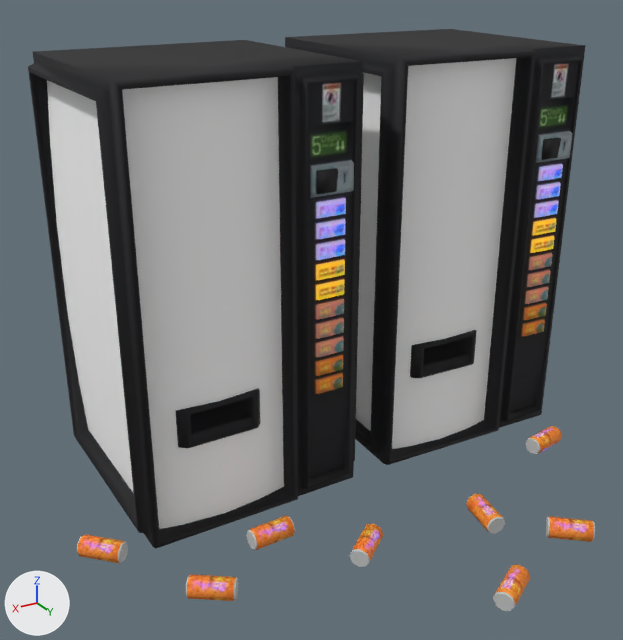
A saved change to the glTF model test/models/props/soda.glb.
Rendered twice from a 50 mm camera at (1.94, 2.87, 2.3) aimed at (0.19, -0.05, 0.84). The lights are fixed; the arrows at lower left show +X, +Y and +Z. The picture after the commit comes second. Where no turn or scale is listed for an object, it has been applied to the vertices. Vertices at exactly the same position are counted once.

In view in the first picture: 'SodaCan_FizzRoy', 'SodaCan_FizzRoy002', 'SodaCan_Fynyss', 'SodaCan_Fynyss001', 'SodaCan_Fynyss002', 'SodaCan_Fynyss003', 'SodaCan_Fynyss004', 'SodaMachine_FizzRoy', 'SodaMachine_Fynyss' and 1 more.
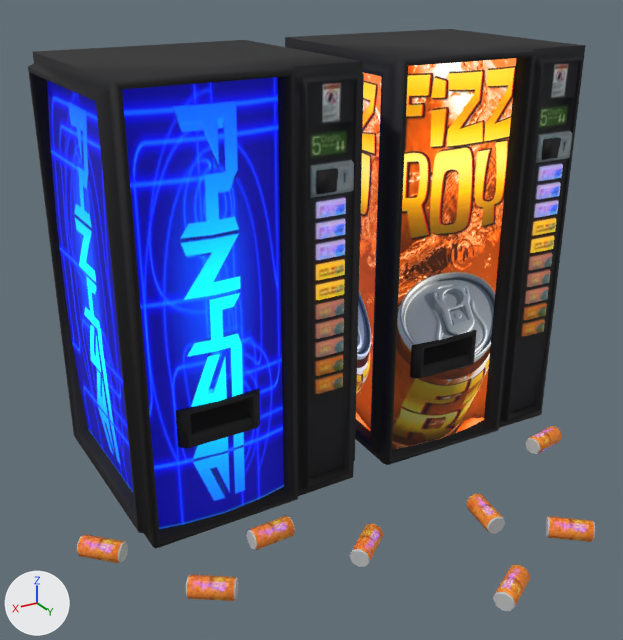
Where the change shows, as pixel boxes [x1, y1, x2, y2] in the pictures (623 x 640 px):
'SodaMachine_Fynyss', surface changed (grey to blue)
    both: [41, 69, 364, 533]
'SodaMachine_FizzRoy', surface changed (grey to orange)
    both: [355, 55, 525, 453]
part 1 of me_mesh_2, surface changed (grey to blue)
    both: [47, 77, 284, 529]
part 2 of me_mesh_3, surface changed
    both: [356, 58, 516, 449]

Edits to the bpy script that builds the scene:
```text
Add img_image_2:
    img_image_2 = load_image('Image_2', '_unpacked/Image_2', 512, 512, 'sRGB')
Change mat_mat_soda_logo:
    where n0 = _N.new('ShaderNodeBsdfPrincipled'); n0.name = 'Principled BSDF'
    remove n0.inputs[0].default_value = (1.0, 1.0, 1.0, 1.0)  # 'Base Color', white #ffffff
    add n0.inputs[28].default_value = 1.0  # 'Emission Strength'
    add n2 = _N.new('ShaderNodeTexImage'); n2.name = 'Image Texture'
    add n2.image = img_image_2
    add n3 = _N.new('ShaderNodeTexImage'); n3.name = 'Image Texture.001'
    add n3.image = img_image_2
    add _L.new(n2.outputs[0], n0.inputs[27])  # 'Color' to 'Emission Color'
    add _L.new(n3.outputs[0], n0.inputs[0])  # 'Color' to 'Base Color'
Change me_mesh_2:
    where me_mesh_2.from_pydata(...)  # 359 vertices, 592 faces; spans x -0.54..0.54, y -0.56..0.56, z -0.95..0.95
    used by ob_sodamachine_fynyss; location = (0.49, -0.498, 0.95)
    me_mesh_2 part 1: texture (UV) coordinates of 40 of 592 faces, centred in x -0.51..0.51, y -0.15..0.47, z -0.79..0.78, changed; they spanned u 0.0..0.0, v 1.0..1.0 and now span u 0.5..1.0, v 0.0..1.0
Change me_mesh_3:
    where me_mesh_3.from_pydata(...)  # 359 vertices, 592 faces; spans x -0.56..0.56, y -0.58..0.58, z -0.95..0.95
    used by ob_sodamachine_fizzroy; location = (-0.728, -0.498, 0.95)
    me_mesh_3 part 2: texture (UV) coordinates of 40 of 592 faces, centred in x -0.51..0.51, y -0.17..0.47, z -0.79..0.78, changed; they spanned u 0.0..0.0, v 1.0..1.0 and now span u 0.0..0.5, v 0.0..1.0
```
